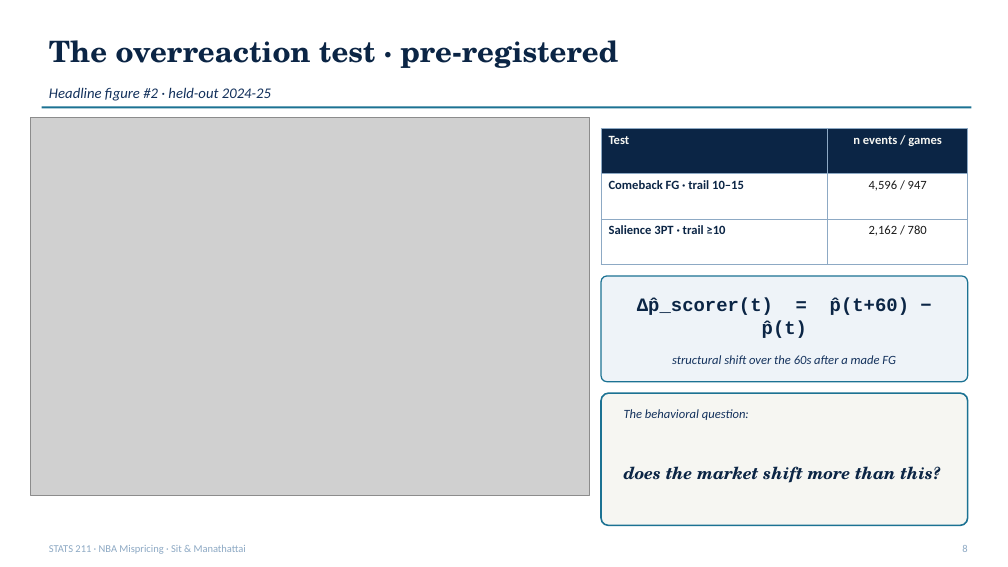
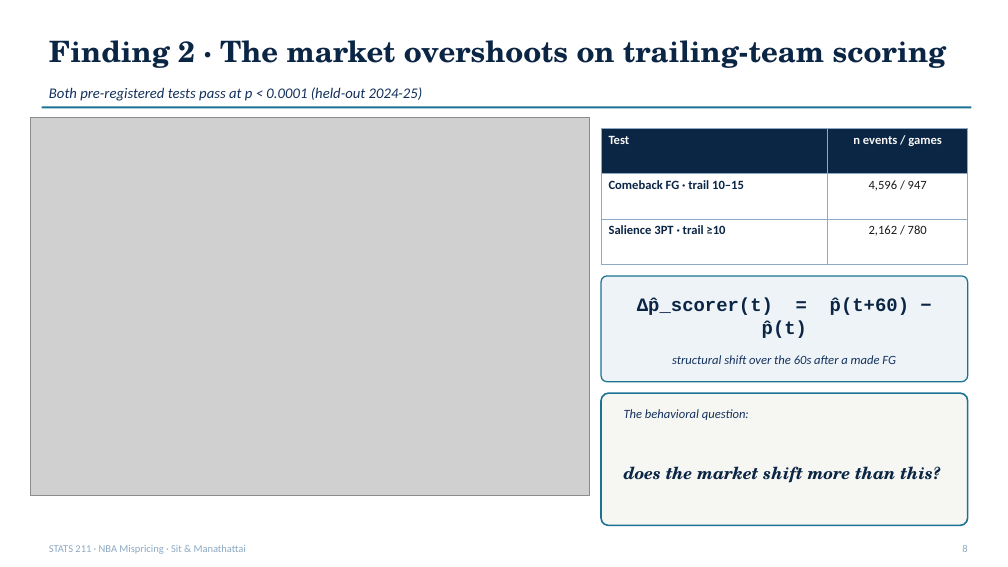
Before and after one commit to ivan-sit/live-nba-market-mispricing-detection, a slide deck: slide 8 of slides/final_deck.pptx. Drawn at 1008x567 pixels with LibreOffice and Linux fonts; fonts in the diff are those of the drawing; grey boxes stand for pictures. Boxes give left, top, right and bottom in pixels: in the first picture for what was removed or moved away, otherwise in the second. Text is boxed around its words. In the diff, an @@ line names an element or a change of style, - is before the commit and + after.

```diff
--- a/slides/final_deck.pptx
+++ b/slides/final_deck.pptx
@@ text at bbox=[49, 40, 947, 68]: text changed @@
-The overreaction test · pre-registered
+Finding 2 · The market overshoots on trailing-team scoring
@@ text at bbox=[49, 87, 423, 101]: text changed @@
-Headline figure #2 · held-out 2024-25
+Both pre-registered tests pass at p < 0.0001 (held-out 2024-25)
```
Also in this commit, not shown: 7 other slides changed, 1 slide added, 2 other files.
